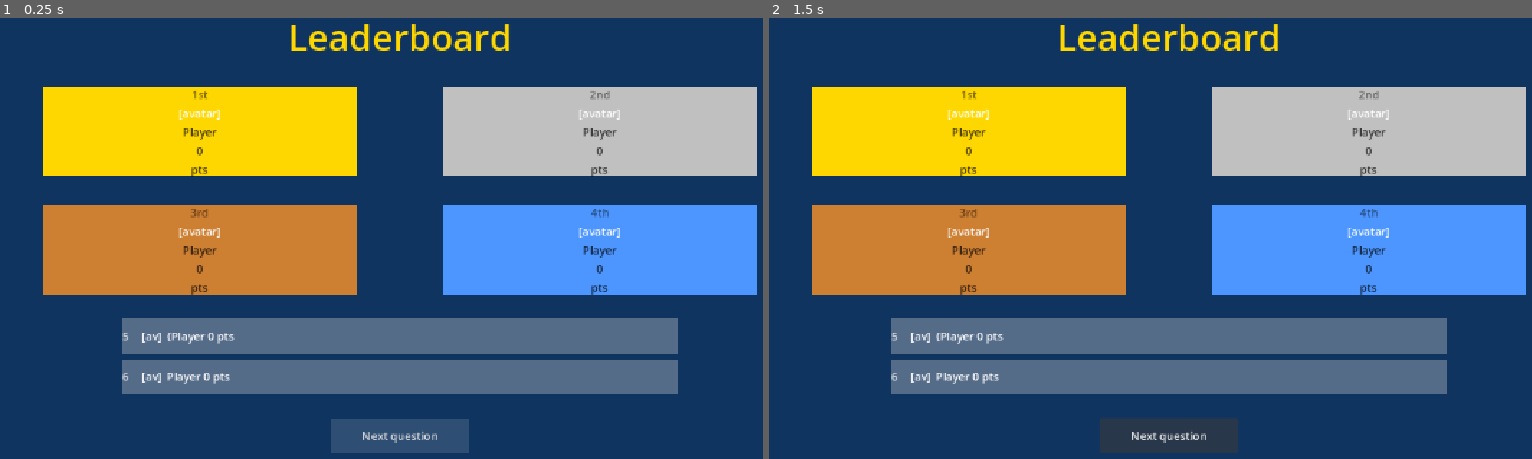
Above: before the commit, frames 1-2 (left to right).
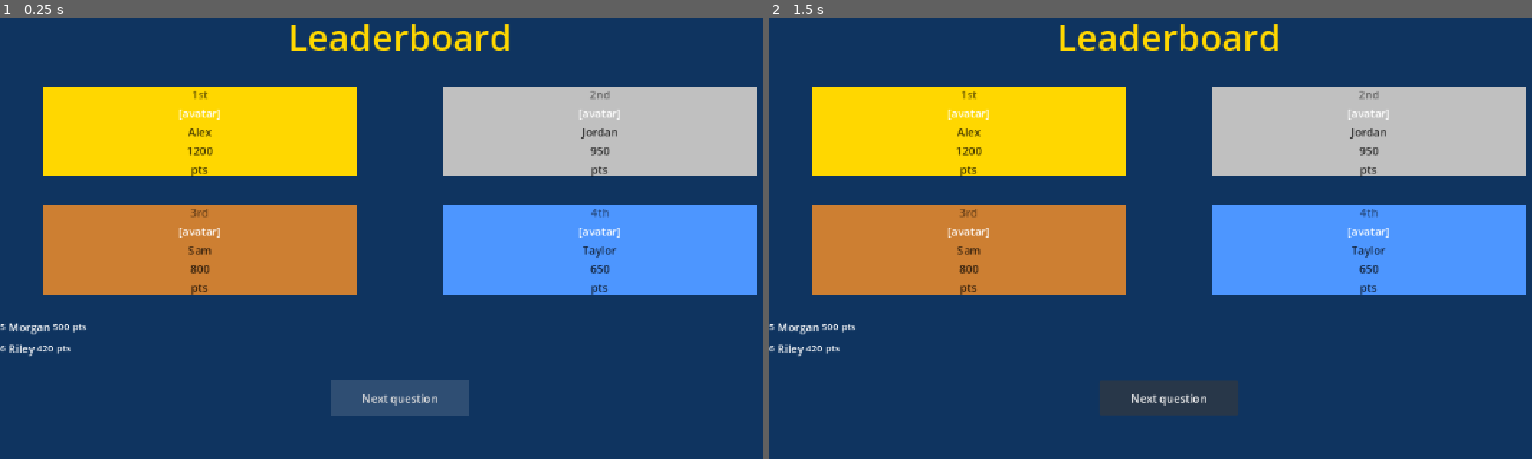
Above: after the commit, the same moments.

Repository: ttxit/lift-trivia
Game: Godot game, scene res://scenes/host_leaderboard.tscn
Same seed, same stepped clock (60 frames per second), same inputs: the game is played once before the commit and once after it. This scene is started directly instead of the project's main scene.
Inputs:
- Up to frame 1 (0.25 s): no input
- Up to frame 2 (1.5 s): click "Next question" at 0.5 s; click "Next question" at 1.25 s

The runs differ from the first frame. In frame 1, 14% of the frame differs, in the area x 0-89%, y 24-99%; in frame 2, 14%.
Error before the commit: Parse Error: Identifier "rank_label" not declared in the current scope. (res://scripts/host_leaderboard.gd:70)

Commit message:
Reconfigure variable names in host leaderboard script

Diff:
--- a/scripts/host_leaderboard.gd
+++ b/scripts/host_leaderboard.gd
@@ -67,7 +67,7 @@
 		pts_label.add_theme_font_size_override("font_size", 14)
 
 		# add all three labels into the row in order: rank, name, points
-		row.add_child(rank_label)
+		row.add_child(position_label)
 		row.add_child(name_label)
 		row.add_child(pts_label)
 
